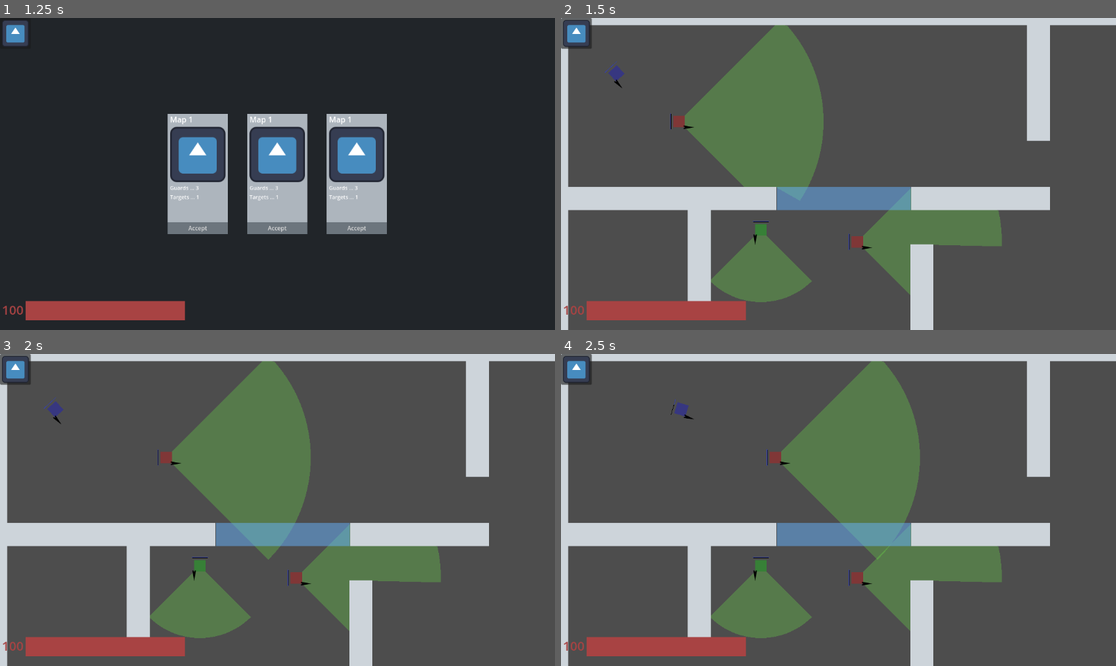
Above: before the commit, frames 1-4 (two rows, left to right).
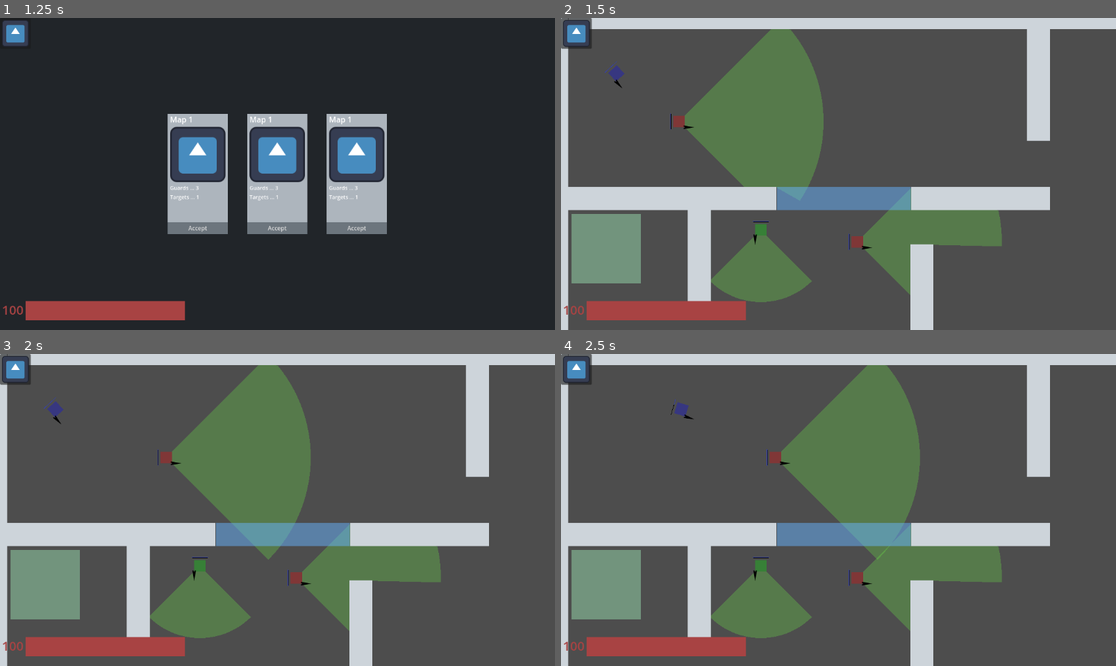
Above: after the commit, the same moments.

Repository: kAntonelli22/stealth
Game: Godot game, scene res://scenes/ui_scenes/title.tscn
Same seed, same stepped clock (60 frames per second), same inputs: the game is played once before the commit and once after it. The engine's default icon, where the game draws it, is replaced by a stand-in: a white triangle on a blue panel in a dark square.
Inputs (mouse positions are in pixels of both pictures, inside the frame that each line leads up to):
- Up to frame 1 (1.25 s): click "Start" at 0.5 s
- Up to frame 2 (1.5 s): click "Accept" at 1.25 s
- Up to frame 3 (2 s): no input
- Up to frame 4 (2.5 s): move the mouse to (960, 494) at 2.02 s; press the mouse at (960, 494) at 2.03 s; hold D (move_right) from 2.03 s (still down)

Frame 1 is identical in both runs. In frame 2, 4.0% of the frame differs, in the area x 1-100%, y 0-86%; in frame 3, 4.0%; in frame 4, 4.0%.

Commit message:
fixed map

Diff:
--- a/scenes/test_map.tscn
+++ b/scenes/test_map.tscn
@@ -4,13 +4,13 @@
 [ext_resource type="PackedScene" uid="uid://c45cr4c720ty" path="res://scenes/ui_scenes/ui.tscn" id="3_08am1"]
 [ext_resource type="PackedScene" uid="uid://dm7r1ttsqy55p" path="res://scenes/wall.tscn" id="4_wq0hb"]
 [ext_resource type="PackedScene" uid="uid://dsjdenieys0u" path="res://scenes/glass.tscn" id="5_dyel1"]
-[ext_resource type="PackedScene" path="res://exit.tscn" id="7_fove2"]
-[ext_resource type="PackedScene" path="res://scenes/camera.tscn" id="7_u43m7"]
+[ext_resource type="PackedScene" uid="uid://chk74u280841r" path="res://scenes/exit.tscn" id="7_fove2"]
+[ext_resource type="PackedScene" uid="uid://cux6n4jev1w72" path="res://scenes/camera.tscn" id="7_u43m7"]
 
 [sub_resource type="NavigationPolygon" id="NavigationPolygon_11ov2"]
-vertices = PackedVector2Array(1010, 250, 1010, 10, 1142, 10, 1142, 638, 770, 638, 770, 446, 1010, 394, 10, 638, 10, 394, 238, 394, 238, 586, 702, 638, 306, 586, 702, 446, 306, 394, 1010, 326, 10, 326, 10, 10, 942, 250, 942, 10)
+vertices = PackedVector2Array(1010, 250, 1010, 18, 1134, 18, 1134, 630, 768, 630, 768, 445, 1010, 394, 10, 630, 10, 394, 238, 394, 238, 586, 700, 630, 306, 586, 700, 445, 306, 394, 1010, 326, 10, 326, 10, 18, 942, 250, 942, 18)
 polygons = Array[PackedInt32Array]([PackedInt32Array(0, 1, 2, 3), PackedInt32Array(3, 4, 5, 6), PackedInt32Array(7, 8,  …(256 unchanged characters)…
-outlines = Array[PackedVector2Array]([PackedVector2Array(1152, 0, 1152, 648, 760, 648, 760, 456, 712, 456, 712, 648, 0, 648, 0, 384, 248, 384, 248, 576, 296, 576, 296, 384, 1000, 384, 1000, 336, 0, 336, 0, 0, 952, 0, 952, 240, 1000, 240, 1000, 0)])
+outlines = Array[PackedVector2Array]([PackedVector2Array(1144, 8, 1144, 640, 758, 640, 758, 455, 710, 455, 710, 640, 0, 640, 0, 384, 248, 384, 248, 576, 296, 576, 296, 384, 1000, 384, 1000, 336, 0, 336, 0, 8, 952, 8, 952, 240, 1000, 240, 1000, 8)])
 
 [node name="TestMap" type="Node2D"]
 script = ExtResource("1_kb20g")
@@ -57,20 +57,20 @@
 
 [node name="Bounds" type="Node" parent="."]
 
-[node name="Left" parent="Bounds" instance=ExtResource("4_wq0hb")]
-position = Vector2(-24, 336)
-scale = Vector2(1, 14)
+[node name="Wall" parent="Bounds" instance=ExtResource("4_wq0hb")]
+position = Vector2(-25, 324)
+scale = Vector2(1.04416, 15.1777)
 
-[node name="Right" parent="Bounds" instance=ExtResource("4_wq0hb")]
-position = Vector2(1185, 336)
-scale = Vector2(1, 14)
+[node name="Wall3" parent="Bounds" instance=ExtResource("4_wq0hb")]
+position = Vector2(572, -16)
+scale = Vector2(23.8, 1)
 
-[node name="Top" parent="Bounds" instance=ExtResource("4_wq0hb")]
-position = Vector2(572, -24)
-scale = Vector2(26, 1)
+[node name="Wall4" parent="Bounds" instance=ExtResource("4_wq0hb")]
+position = Vector2(572, 664)
+scale = Vector2(23.8, 1)
 
-[node name="Bottom" parent="Bounds" instance=ExtResource("4_wq0hb")]
-position = Vector2(572, 708)
-scale = Vector2(26, 1)
+[node name="Wall2" parent="Bounds" instance=ExtResource("4_wq0hb")]
+position = Vector2(1170, 324)
+scale = Vector2(1.04416, 15.1777)
 
 [node name="Camera" parent="." instance=ExtResource("7_u43m7")]
Not shown: 1 places in scenes/melee.tscn that only renumber resources
Not shown: 1 places in scenes/player.tscn that only renumber resources
